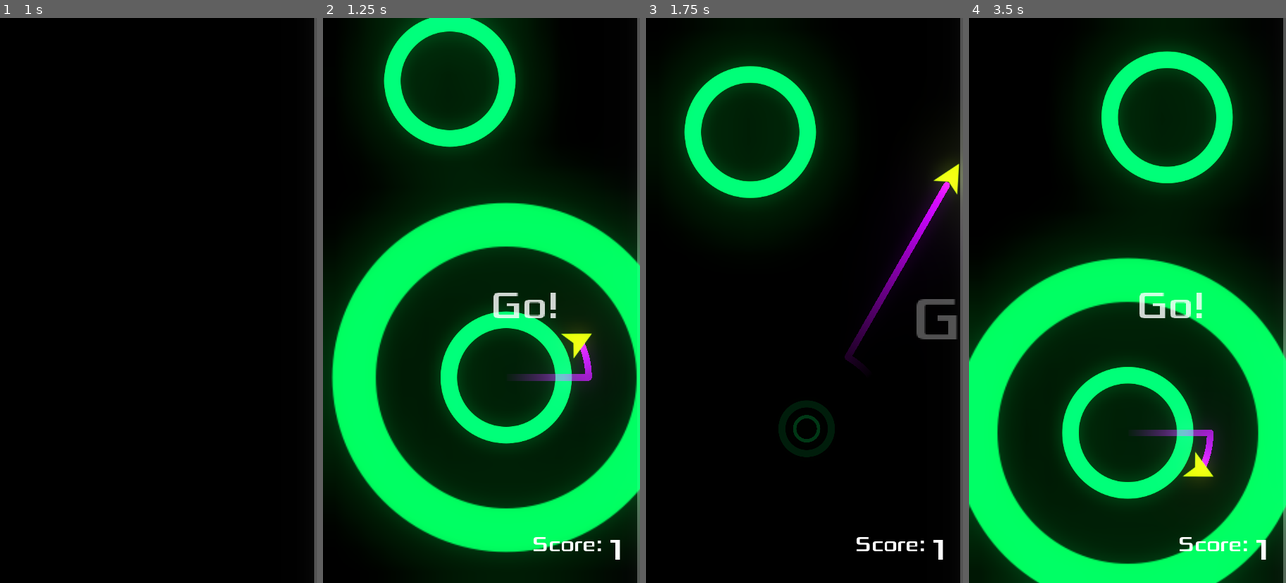
Above: before the commit, frames 1-4 (left to right).
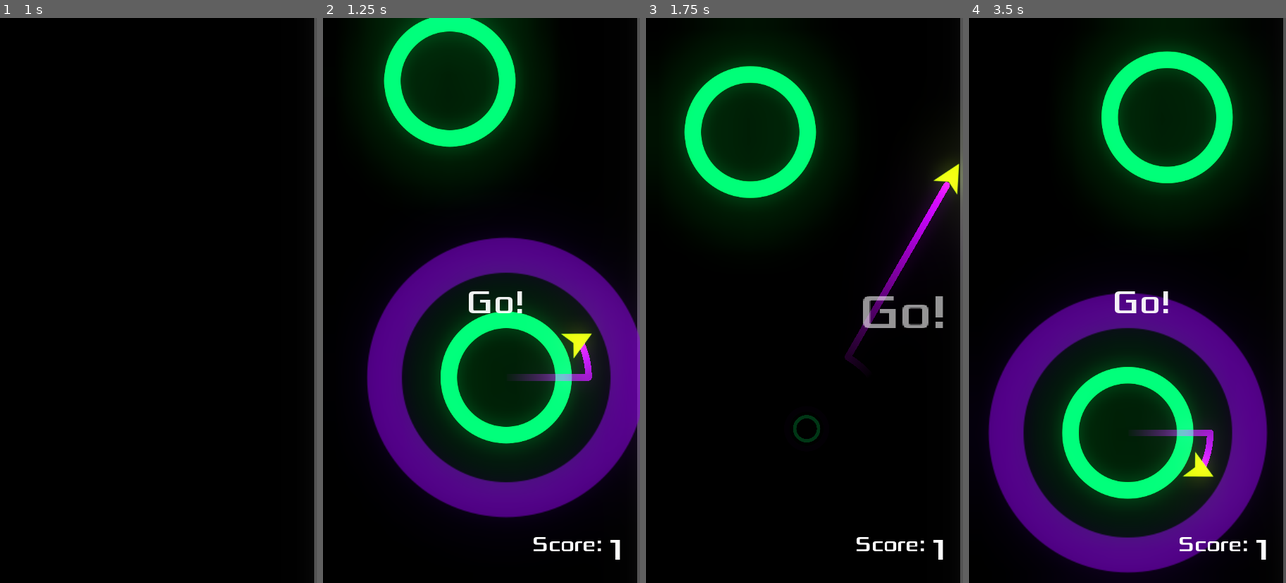
Above: after the commit, the same moments.

Repository: iustin-nita/Godot-Mobile-Game
Game: Godot game, scene res://Main.tscn
Two runs of this game, one before a commit and one after it. Both use one fixed random seed, a clock stepped at 60 frames per second and the inputs below.
Inputs (mouse positions are in pixels of both pictures, inside the frame that each line leads up to):
- Up to frame 1 (1 s): click (107, 283) at 0.5 s
- Up to frame 2 (1.25 s): no input
- Up to frame 3 (1.75 s): move the mouse to (874, 272) at 1.27 s; hold Right (ui_right) from 1.28 s (still down); click (874, 272) at 1.42 s
- Up to frame 4 (3.5 s): move the mouse to (1064, 328) at 2.02 s; release Right (ui_right) at 2.03 s; hold Down (ui_down) 2.03-2.75 s; click (1178, 520) at 2.75 s

Frame 1 is identical in both runs. In frame 2, 42% of the frame differs, in the area x 0-100%, y 29-100%; in frame 3, 1.7%; in frame 4, 37%.

Commit message:
fix bugs

Diff:
--- a/UI/HUD.tscn
+++ b/UI/HUD.tscn
@@ -30,6 +30,7 @@
 
 [sub_resource type="Animation" id=4]
 resource_name = "show_message"
+length = 1.5
 tracks/0/type = "value"
 tracks/0/path = NodePath("Message:visible")
 tracks/0/interp = 1
@@ -49,7 +50,7 @@
 tracks/1/imported = false
 tracks/1/enabled = true
 tracks/1/keys = {
-"times": PoolRealArray( 0, 1 ),
+"times": PoolRealArray( 0.1, 1.5 ),
 "transitions": PoolRealArray( 1, 1 ),
 "update": 0,
 "values": [ Color( 1, 1, 1, 1 ), Color( 1, 1, 1, 0 ) ]
@@ -61,7 +62,7 @@
 tracks/2/imported = false
 tracks/2/enabled = true
 tracks/2/keys = {
-"times": PoolRealArray( 0, 1 ),
+"times": PoolRealArray( 0.1, 1.5 ),
 "transitions": PoolRealArray( 1, 1 ),
 "update": 0,
 "values": [ Vector2( 1, 1 ), Vector2( 2.5, 2.5 ) ]
--- a/UI/TitleScreen.tscn
+++ b/UI/TitleScreen.tscn
@@ -5,9 +5,6 @@
 [ext_resource path="res://assets/images/buttons/gear.png" type="Texture" id=3]
 
 [node name="TitleScreen" instance=ExtResource( 1 )]
-
-[node name="VBoxContainer" parent="MarginContainer" index="0"]
-custom_constants/separation = 250
 
 [node name="Label" parent="MarginContainer/VBoxContainer" index="0"]
 margin_bottom = 78.0
--- a/objects/Circle.tscn
+++ b/objects/Circle.tscn
@@ -1,9 +1,13 @@
-[gd_scene load_steps=12 format=2]
+[gd_scene load_steps=13 format=2]
 
 [ext_resource path="res://assets/images/circle1_n.png" type="Texture" id=1]
 [ext_resource path="res://objects/color.shader" type="Shader" id=2]
 [ext_resource path="res://objects/Circle.gd" type="Script" id=3]
 [ext_resource path="res://assets/audio/89.ogg" type="AudioStream" id=4]
+
+[sub_resource type="ShaderMaterial" id=8]
+shader = ExtResource( 2 )
+shader_param/color = Color( 0.454902, 0, 0.721569, 1 )
 
 [sub_resource type="ShaderMaterial" id=1]
 shader = ExtResource( 2 )
@@ -25,7 +29,7 @@
 "times": PoolRealArray( 0, 0.5 ),
 "transitions": PoolRealArray( 4.14106, 1 ),
 "update": 0,
-"values": [ Vector2( 2, 2 ), Vector2( 1e-05, 1e-05 ) ]
+"values": [ Vector2( 1.6, 1.6 ), Vector2( 0, 0 ) ]
 }
 tracks/1/type = "value"
 tracks/1/path = NodePath("SpriteEffect:modulate")
@@ -34,10 +38,10 @@
 tracks/1/imported = false
 tracks/1/enabled = true
 tracks/1/keys = {
-"times": PoolRealArray( 0, 0.5 ),
+"times": PoolRealArray( 0, 0.4 ),
 "transitions": PoolRealArray( 1, 1 ),
 "update": 0,
-"values": [ Color( 1, 1, 1, 1 ), Color( 1, 1, 1, 0.329412 ) ]
+"values": [ Color( 1, 1, 1, 1 ), Color( 1, 1, 1, 0 ) ]
 }
 tracks/2/type = "value"
 tracks/2/path = NodePath("SpriteEffect:visible")
@@ -109,7 +113,7 @@
 script = ExtResource( 3 )
 
 [node name="Sprite" type="Sprite" parent="."]
-material = SubResource( 1 )
+material = SubResource( 8 )
 z_index = -2
 texture = ExtResource( 1 )
 
